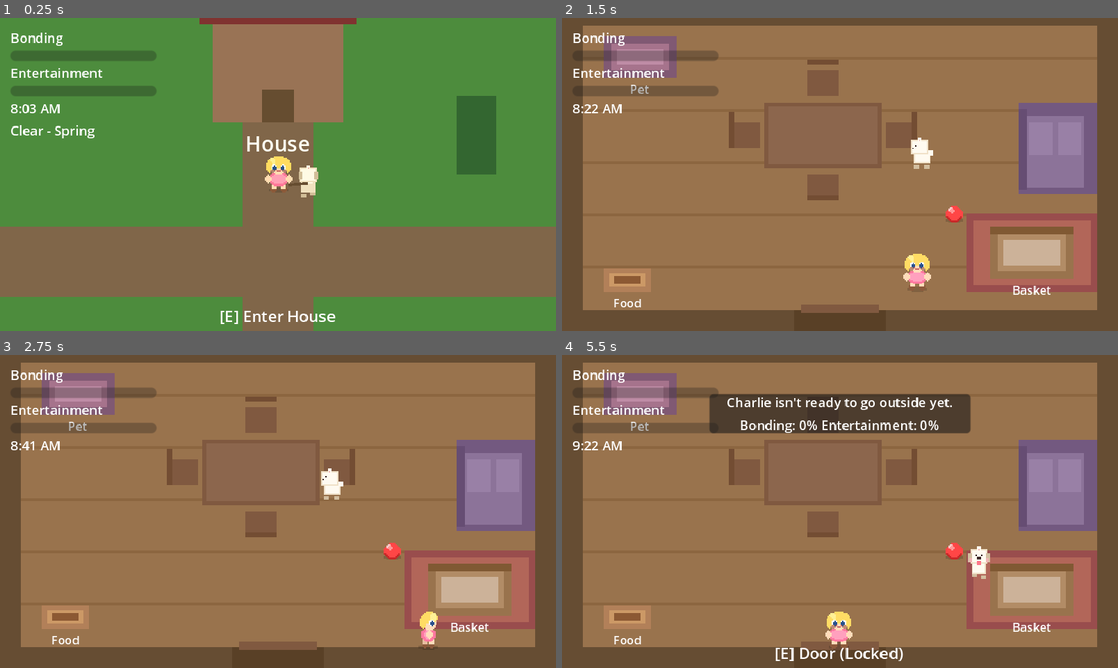
Above: before the commit, frames 1-4 (two rows, left to right).
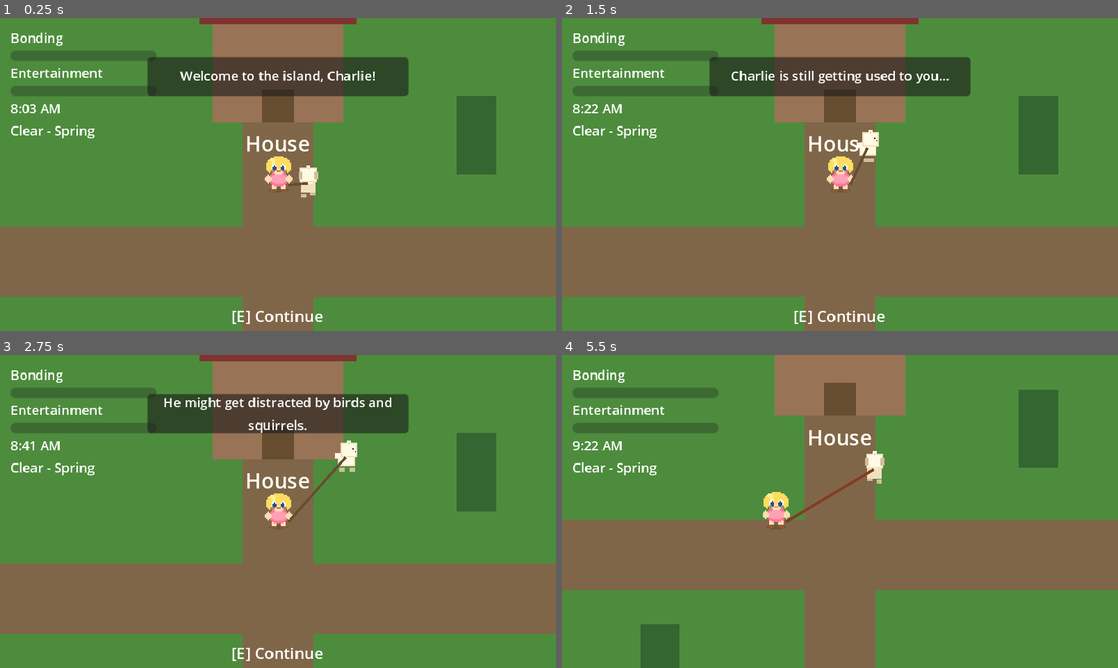
Above: after the commit, the same moments.

Repository: scs3jb/charliegotchi
Game: Godot game, scene res://scenes/Overworld.tscn
The game is run twice, just before and just after one commit, with the same random seed, the same clock (stepped at 60 frames per second) and the same inputs. This scene is started directly instead of the project's main scene.
Inputs:
- Up to frame 1 (0.25 s): no input
- Up to frame 2 (1.5 s): tap Enter at 0.5 s; hold D (move_right) 0.53-1.28 s; hold E (interact) 0.53-1.28 s; hold S (move_down) from 1.28 s (still down); tap E (interact) at 1.35 s
- Up to frame 3 (2.75 s): release S (move_down) at 2.03 s; hold D (move_right) from 2.03 s (still down); hold E (interact) from 2.03 s (still down)
- Up to frame 4 (5.5 s): release D (move_right) at 2.78 s; release E (interact) at 2.78 s; hold W (move_up) 2.78-3.53 s; tap E (interact) at 2.85, 4.35 s; hold E (interact) 3.53-4.28 s; hold A (move_left) 3.53-5.03 s; hold S (move_down) from 5.03 s (still down); hold E (interact) from 5.03 s (still down)

The runs differ from the first frame. In frame 1, 6.4% of the frame differs, in the area x 26-74%, y 12-98%; in frame 2, 93%; in frame 3, 93%; in frame 4, 93%, in the area x 0-100%, y 0-100%.

Commit message:
Adding overworld entry logic

Diff:
--- a/scripts/autoload/GameState.gd
+++ b/scripts/autoload/GameState.gd
@@ -34,6 +34,7 @@
 var charlie_coaxed: bool = false
 var charlie_trusts_player: bool = false  # Unlocks outdoor exploration
 var first_sleep_complete: bool = false
+var first_overworld_complete: bool = false  # First time exploring outside
 
 # Fetch game progress
 var fetch_attempts: int = 0
@@ -164,6 +165,7 @@
 		"charlie_coaxed": charlie_coaxed,
 		"charlie_trusts_player": charlie_trusts_player,
 		"first_sleep_complete": first_sleep_complete,
+		"first_overworld_complete": first_overworld_complete,
 		"fetch_attempts": fetch_attempts,
 		"charlie_returns_ball": charlie_returns_ball,
 		"feed_count": feed_count,
@@ -206,6 +208,7 @@
 		charlie_coaxed = save_data.get("charlie_coaxed", false)
 		charlie_trusts_player = save_data.get("charlie_trusts_player", false)
 		first_sleep_complete = save_data.get("first_sleep_complete", false)
+		first_overworld_complete = save_data.get("first_overworld_complete", false)
 		fetch_attempts = save_data.get("fetch_attempts", 0)
 		charlie_returns_ball = save_data.get("charlie_returns_ball", false)
 		feed_count = save_data.get("feed_count", 0)
@@ -236,6 +239,7 @@
 	charlie_coaxed = false
 	charlie_trusts_player = false
 	first_sleep_complete = false
+	first_overworld_complete = false
 	fetch_attempts = 0
 	charlie_returns_ball = false
 	feed_count = 0
--- a/scripts/scenes/Overworld.gd
+++ b/scripts/scenes/Overworld.gd
@@ -10,8 +10,12 @@
 @onready var interaction_prompt: Label = $HUD/InteractionPrompt
 @onready var weather_label: Label = $HUD/MarginContainer/VBoxContainer/WeatherLabel
 @onready var wildlife_spawner: Node2D = $WildlifeSpawner
+@onready var message_panel: Panel = $HUD/MessagePanel
+@onready var message_label: Label = $HUD/MessagePanel/MessageLabel
 
 var nearby_interactable: Node = null
+var dialogue_queue: Array = []
+var is_showing_dialogue: bool = false
 
 func _ready() -> void:
 	# Set up Charlie with leash
@@ -38,6 +42,10 @@
 	# Initial update
 	_update_weather_display()
 	_update_ambient_lighting()
+
+	# First time visiting the overworld - show welcome message
+	if not GameState.first_overworld_complete:
+		_show_first_visit_welcome()
 
 func _process(_delta: float) -> void:
 	_update_leash_visual()
@@ -93,6 +101,12 @@
 		leash_line.width = 2.0
 
 func _update_interaction_prompt() -> void:
+	# Show continue prompt during dialogue
+	if is_showing_dialogue:
+		interaction_prompt.text = "[E] Continue"
+		interaction_prompt.visible = true
+		return
+
 	var player_pos = player.global_position
 	nearby_interactable = null
 
@@ -115,6 +129,11 @@
 	interaction_prompt.visible = false
 
 func _on_interact_pressed() -> void:
+	# Handle dialogue advancement first
+	if is_showing_dialogue:
+		_advance_dialogue()
+		return
+
 	if nearby_interactable == charlie:
 		charlie.interact(player)
 	elif nearby_interactable == house:
@@ -137,3 +156,40 @@
 func _update_ambient_lighting() -> void:
 	if ambient_light:
 		ambient_light.color = TimeWeather.current_ambient
+
+func _show_first_visit_welcome() -> void:
+	# Reset bonding to 0 for first outdoor adventure
+	GameState.bonding = 0.0
+	GameState.emit_signal("stats_changed")
+
+	# Show welcome dialogue
+	dialogue_queue = [
+		"Welcome to the island, Charlie!",
+		"This is your new home. Feel free to explore!",
+		"Charlie is still getting used to you...",
+		"He might get distracted by birds and squirrels.",
+		"Spend time with Charlie to increase your bond.",
+		"The stronger your bond, the less distracted he'll be!"
+	]
+	_show_next_dialogue()
+
+func _show_next_dialogue() -> void:
+	if dialogue_queue.size() > 0:
+		message_label.text = dialogue_queue.pop_front()
+		message_panel.visible = true
+		is_showing_dialogue = true
+		player.set_can_move(false)
+	else:
+		message_panel.visible = false
+		is_showing_dialogue = false
+		player.set_can_move(true)
+		_on_dialogue_finished()
+
+func _advance_dialogue() -> void:
+	_show_next_dialogue()
+
+func _on_dialogue_finished() -> void:
+	# Mark first overworld visit as complete
+	if not GameState.first_overworld_complete:
+		GameState.first_overworld_complete = true
+		GameState.save_game()
